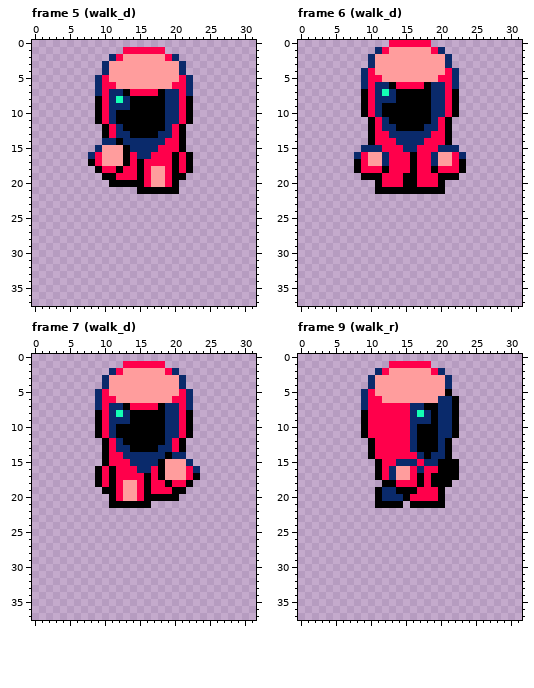
Pixel-art file -- assets/sprites/enemy2.ase. Above, as it was before the edit.
32x38 pixels, 28 frames. Shown: frame 5 (walk_d), frame 6 (walk_d), frame 7 (walk_d), frame 9 (walk_r). The commit also changed other frames, which this record leaves out.
The result:
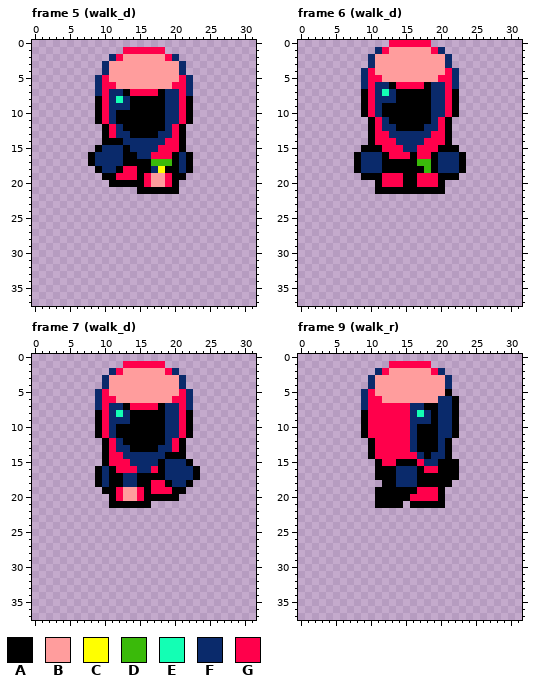
Palette (. is transparent): A #000000  B #ff9d9d  C #ffff00  D #3aba0a  E #13ffb4  F #0a2a6b  G #ff004b
From old to new:
{"where": "frame 5 (walk_d)"}
{"frame":5,"y":14,"x":10,"old":"FF","new":"AA"}
{"frame":5,"y":15,"x":9,"old":"FBBB","new":"AFFF"}
{"frame":5,"y":16,"x":8,"old":"FGBBB","new":"AFFFF"}
{"frame":5,"y":16,"x":14,"old":"G","new":"A"}
{"frame":5,"y":16,"x":21,"old":"G","new":"F"}
{"frame":5,"y":17,"x":9,"old":"GBBB","new":"FFFF"}
{"frame":5,"y":17,"x":14,"old":"G","new":"A"}
{"frame":5,"y":17,"x":16,"old":"GGGG","new":"ADDD"}
{"frame":5,"y":17,"x":21,"old":"G","new":"F"}
{"frame":5,"y":18,"x":10,"old":"GG","new":"FF"}
{"frame":5,"y":18,"x":16,"old":"GBBG","new":"AFCA"}
{"frame":5,"y":18,"x":21,"old":"G","new":"F"}
{"where": "frame 6 (walk_d)"}
{"frame":6,"y":15,"x":9,"old":"FFF","new":"AAA"}
{"frame":6,"y":15,"x":20,"old":"FFF","new":"AAA"}
{"frame":6,"y":16,"x":8,"old":"FGBBF","new":"AFFFA"}
{"frame":6,"y":16,"x":19,"old":"FBBGF","new":"AFFFA"}
{"frame":6,"y":17,"x":9,"old":"GBBFGGG","new":"FFFAAAA"}
{"frame":6,"y":17,"x":17,"old":"GGFBBG","new":"DDAFFF"}
{"frame":6,"y":18,"x":9,"old":"GGG","new":"FFF"}
{"frame":6,"y":18,"x":13,"old":"GGG","new":"AAA"}
{"frame":6,"y":18,"x":17,"old":"GG","new":"AD"}
{"frame":6,"y":18,"x":20,"old":"GGG","new":"FFF"}
{"where": "frame 7 (walk_d)"}
{"frame":7,"y":14,"x":20,"old":"FF","new":"AA"}
{"frame":7,"y":15,"x":19,"old":"BBBF","new":"FFFA"}
{"frame":7,"y":16,"x":10,"old":"G","new":"F"}
{"frame":7,"y":16,"x":19,"old":"BBBGF","new":"FFFFA"}
{"frame":7,"y":17,"x":10,"old":"G","new":"F"}
{"frame":7,"y":17,"x":12,"old":"GGGG","new":"AFFA"}
{"frame":7,"y":17,"x":17,"old":"G","new":"A"}
{"frame":7,"y":17,"x":19,"old":"BBBG","new":"FFFF"}
{"frame":7,"y":18,"x":10,"old":"G","new":"F"}
{"frame":7,"y":18,"x":12,"old":"GBBG","new":"AFFA"}
{"frame":7,"y":18,"x":20,"old":"GG","new":"FF"}
{"where": "frame 9 (walk_r)"}
{"frame":9,"y":15,"x":14,"old":"FFF","new":"AAA"}
{"frame":9,"y":16,"x":12,"old":"GFBBGF","new":"AAFFFA"}
{"frame":9,"y":17,"x":12,"old":"GFBBG","new":"AAFFF"}
{"frame":9,"y":17,"x":18,"old":"G","new":"A"}
{"frame":9,"y":18,"x":14,"old":"GGG","new":"FFF"}
{"frame":9,"y":18,"x":18,"old":"G","new":"A"}
{"frame":9,"y":19,"x":12,"old":"FF","new":"AA"}
{"frame":9,"y":20,"x":12,"old":"FFF","new":"AAA"}
{"label":"changed","picture_box":[88,138,186,173]}
{"label":"changed","picture_box":[354,145,466,173]}
{"label":"changed","picture_box":[102,452,200,487]}
{"label":"changed","picture_box":[382,459,431,501]}
